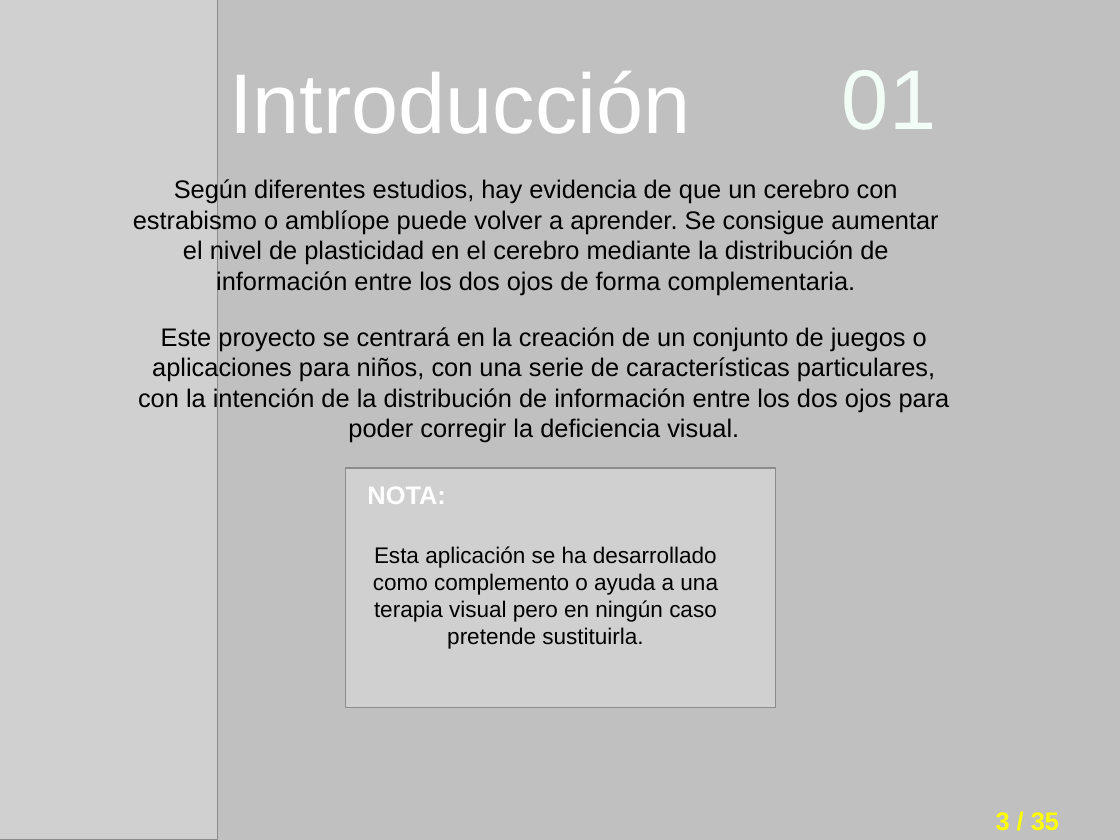
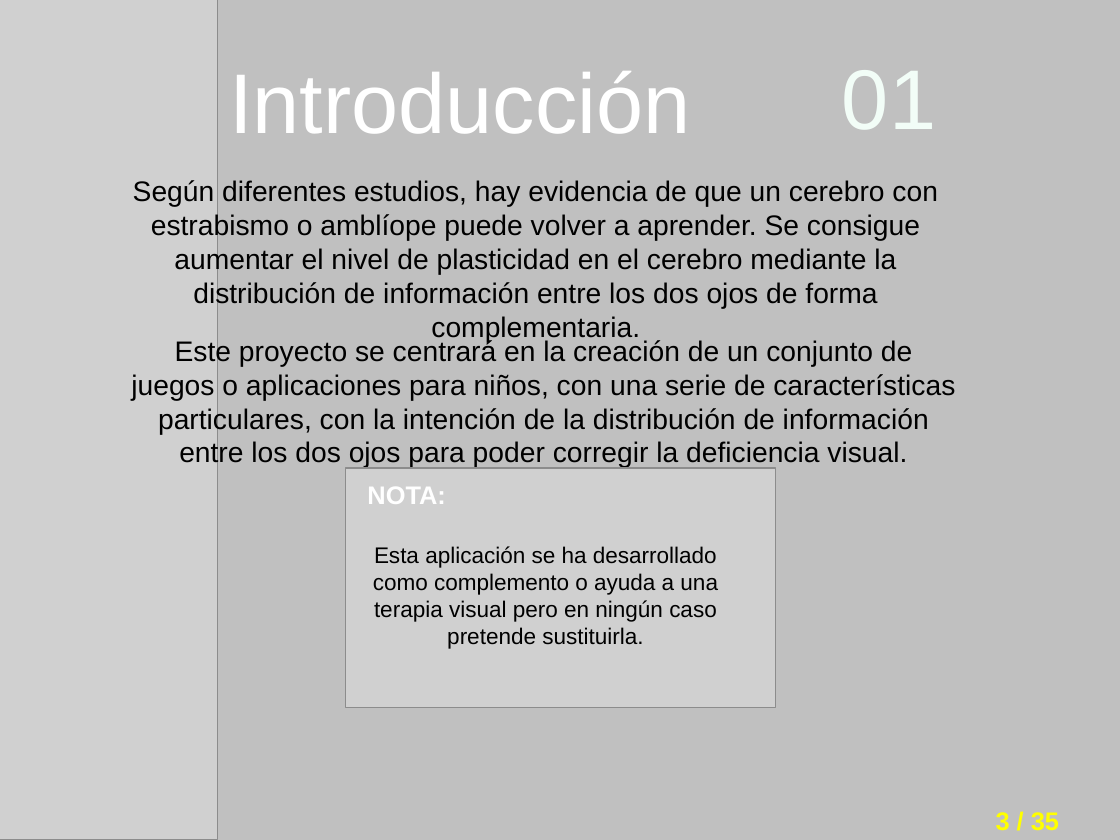
Before and after one commit to i62navpm/PFCweb, a slide deck: slide 3 of Documentación/Presentación.odp. Drawn at 1120x840 pixels with LibreOffice and Linux fonts; fonts in the diff are those of the drawing; grey boxes stand for pictures; background and template pictures are left out. Boxes give left, top, right and bottom in pixels: in the first picture for what was removed or moved away, otherwise in the second. Text is boxed around its words. In the diff, an @@ line names an element or a change of style, - is before the commit and + after.

```diff
--- a/Documentación/Presentación.odp
+++ b/Documentación/Presentación.odp
@@ text "Según diferentes estudios, hay evidencia ..." at (x1=133, y1=180, x2=938, y2=343): size 18 to 20 pt @@
@@ text "Este proyecto se centrará en ..." moved from (x1=138, y1=327, x2=950, y2=443) to (x1=131, y1=339, x2=955, y2=468) @@
@@ text "Este proyecto se centrará en ..." at (x1=131, y1=339, x2=955, y2=468): size 18 to 20 pt @@
```
Also in this commit, not shown: 11 other slides changed, 1 other file.
